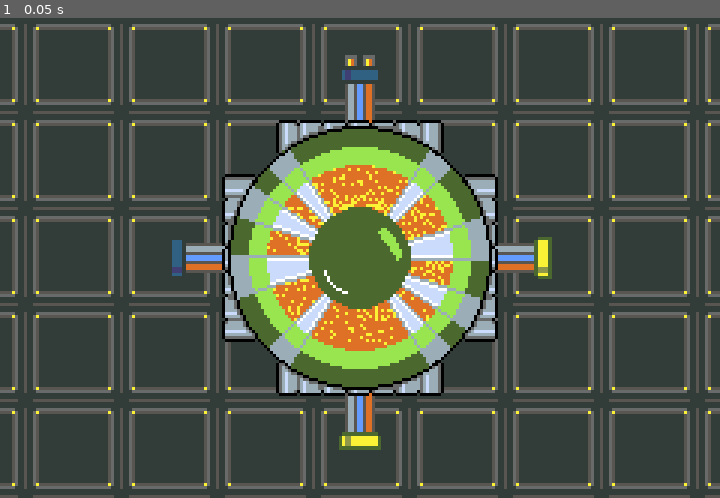
Above: before the commit, frame 1.
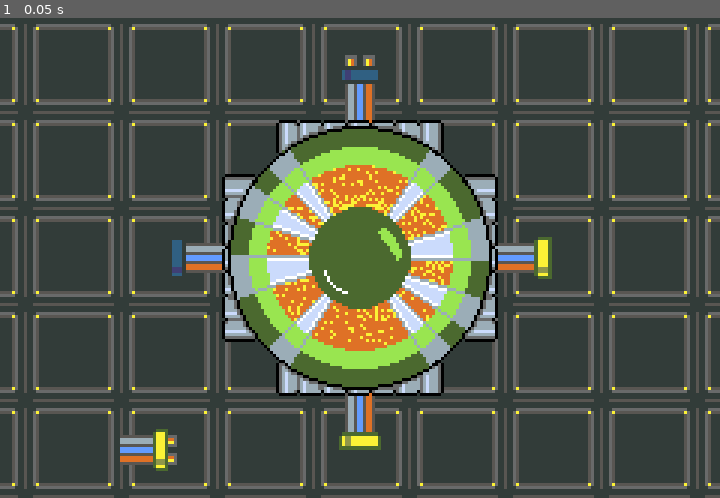
Above: after the commit, the same moment.

Repository: dokicoder/that-game-jam-01-remains
Game: Godot game, scene res://game/main.tscn
Two runs of this game, one before a commit and one after it. Both use one fixed random seed, a clock stepped at 60 frames per second and the inputs below.
Inputs:
- Up to frame 1 (0.05 s): no input

The runs differ from the first frame. In frame 1, 0.5% of the frame differs, in the area x 16-25%, y 85-95%.

Commit message:
cleaner snapping

Diff:
--- a/game/Cable.tscn
+++ b/game/Cable.tscn
@@ -58,7 +58,6 @@
 [node name="Extension1" parent="." instance=ExtResource("9_w43f7")]
 position = Vector2(32, 0)
 orientation = 3
-with_contacts = false
 
 [node name="Junction_16" type="Sprite2D" parent="."]
 texture_filter = 1
--- a/game/Extension.tscn
+++ b/game/Extension.tscn
@@ -6,31 +6,29 @@
 [ext_resource type="Texture2D" uid="uid://b33ele13xi34t" path="res://game/Aseprite/contacts_left.png" id="3_6nw20"]
 
 [sub_resource type="RectangleShape2D" id="RectangleShape2D_6nw20"]
-size = Vector2(19, 14)
+size = Vector2(10, 10)
 
 [node name="Extension" type="Area2D"]
 collision_layer = 2
 collision_mask = 2
 script = ExtResource("1_palaa")
 
+[node name="Cable" type="Sprite2D" parent="."]
+texture_filter = 1
+texture = ExtResource("3_06fh6")
+
 [node name="Root" type="Node2D" parent="."]
-
-[node name="Cover" type="Sprite2D" parent="Root"]
-z_index = 1
-texture_filter = 1
-texture = ExtResource("1_ul3bv")
 
 [node name="Contacts" type="Sprite2D" parent="Root"]
 visible = false
 texture_filter = 1
 texture = ExtResource("3_6nw20")
 
-[node name="Cable" type="Sprite2D" parent="."]
+[node name="Cover" type="Sprite2D" parent="Root"]
 texture_filter = 1
-texture = ExtResource("3_06fh6")
+texture = ExtResource("1_ul3bv")
 
 [node name="CollisionShape2D" type="CollisionShape2D" parent="."]
-position = Vector2(6.5, 0)
 shape = SubResource("RectangleShape2D_6nw20")
 
 [connection signal="area_entered" from="." to="." method="_on_area_entered"]
--- a/game/draggable_cable.gd
+++ b/game/draggable_cable.gd
@@ -8,7 +8,7 @@
 
 const HIGHLIGHT_SCALE = 1.01
 
-const SNAP_DISTANCE = 50.0
+const SNAP_DISTANCE = 20.0
 
 func _input(event):
 	if event is InputEventMouseButton:
--- a/game/main.tscn
+++ b/game/main.tscn
@@ -6,6 +6,7 @@
 [ext_resource type="PackedScene" uid="uid://c5f17mbjjd812" path="res://game/Cable.tscn" id="5_5un7r"]
 [ext_resource type="PackedScene" uid="uid://dir5y8c3n14rv" path="res://game/RedConnector.tscn" id="5_dgpao"]
 [ext_resource type="PackedScene" uid="uid://caurh7l0et8yg" path="res://game/Core.tscn" id="6_dgpao"]
+[ext_resource type="PackedScene" uid="uid://chr8jbmvrtg1a" path="res://game/Extension.tscn" id="7_wjctj"]
 
 [node name="Main" type="Node2D"]
 
@@ -25,3 +26,8 @@
 
 [node name="Cable" parent="." instance=ExtResource("5_5un7r")]
 position = Vector2(160, 192)
+
+[node name="Extension" parent="." instance=ExtResource("7_wjctj")]
+position = Vector2(-64, 64)
+orientation = 1
+with_contacts = true
Not shown: 1 places in game/main.tscn that only renumber resources
